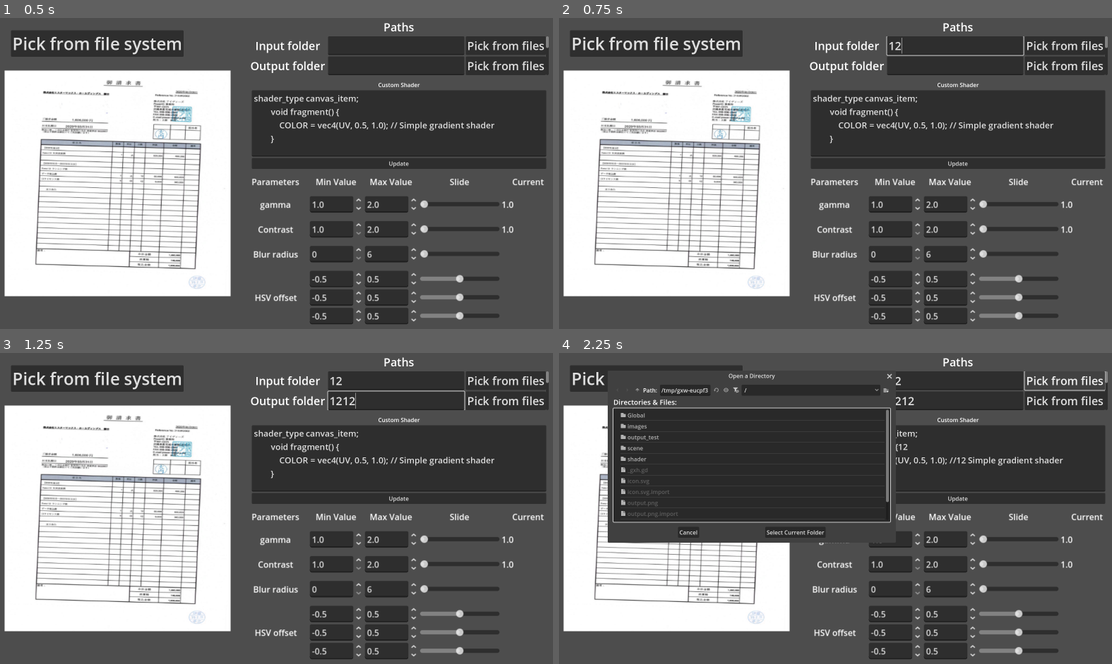
Above: before the commit, frames 1-4 (two rows, left to right).
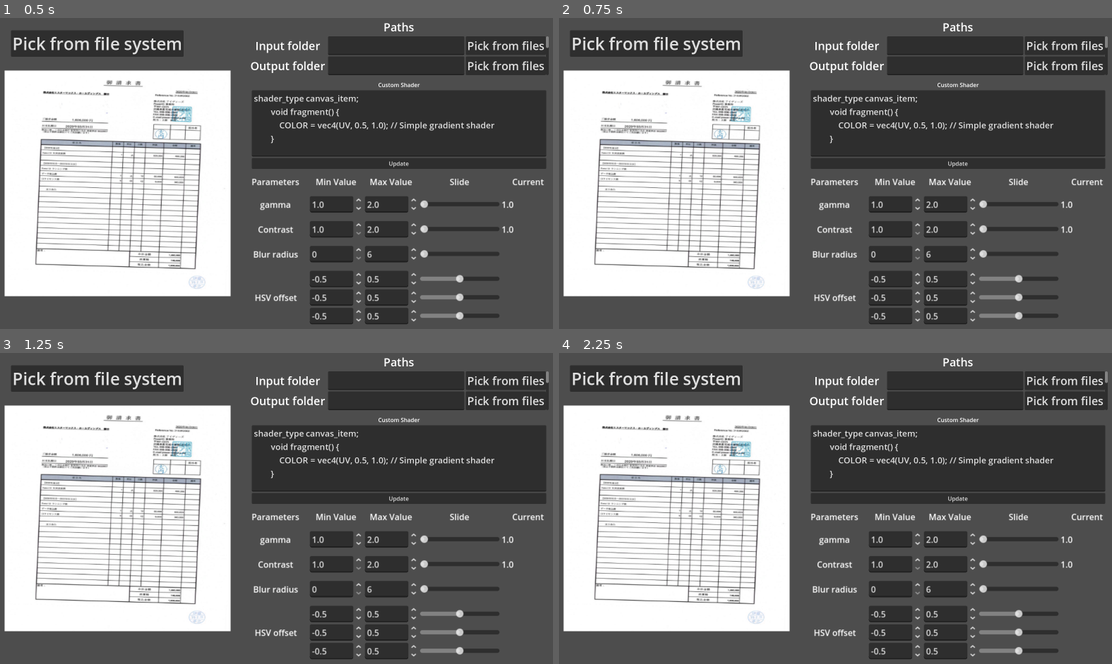
Above: after the commit, the same moments.

Repository: curiosity29/augmentshader
Game: Godot game, scene res://scene/main_scene.tscn
Same seed, same stepped clock (60 frames per second), same inputs: the game is played once before the commit and once after it.
Inputs (mouse positions are in pixels of both pictures, inside the frame that each line leads up to):
- Up to frame 1 (0.5 s): no input
- Up to frame 2 (0.75 s): click (957, 45) at 0.52 s; type "12" at 0.6 s
- Up to frame 3 (1.25 s): click (398, 399) at 0.75 s; type "12" at 0.83 s; click (398, 421) at 0.98 s; type "12" at 1.07 s
- Up to frame 4 (2.25 s): click (957, 440) at 1.27 s; type "12" at 1.35 s; click (957, 458) at 1.5 s; type "12" at 1.58 s; click (957, 480) at 1.73 s; type "12" at 1.82 s; click "Pick from files" at 2 s

Frame 1 is identical in both runs. In frame 2, 0.2% of the frame differs, in the area x 59-85%, y 5-13%; in frame 3, 0.2%; in frame 4, 21%, in the area x 8-99%, y 5-61%.

Commit message:
Update main_scene.tscn

Diff:
--- a/scene/main_scene.tscn
+++ b/scene/main_scene.tscn
@@ -106,4 +106,10 @@
 offset_right = 1561.0
 offset_bottom = 436.0
 
+[node name="ArgsComponentContainer" type="VBoxContainer" parent="."]
+offset_left = 703.0
+offset_top = 13.0
+offset_right = 1583.0
+offset_bottom = 878.0
+
 [connection signal="pressed" from="ResultView/ImagePickerButton" to="." method="_on_image_picker_button_pressed"]
